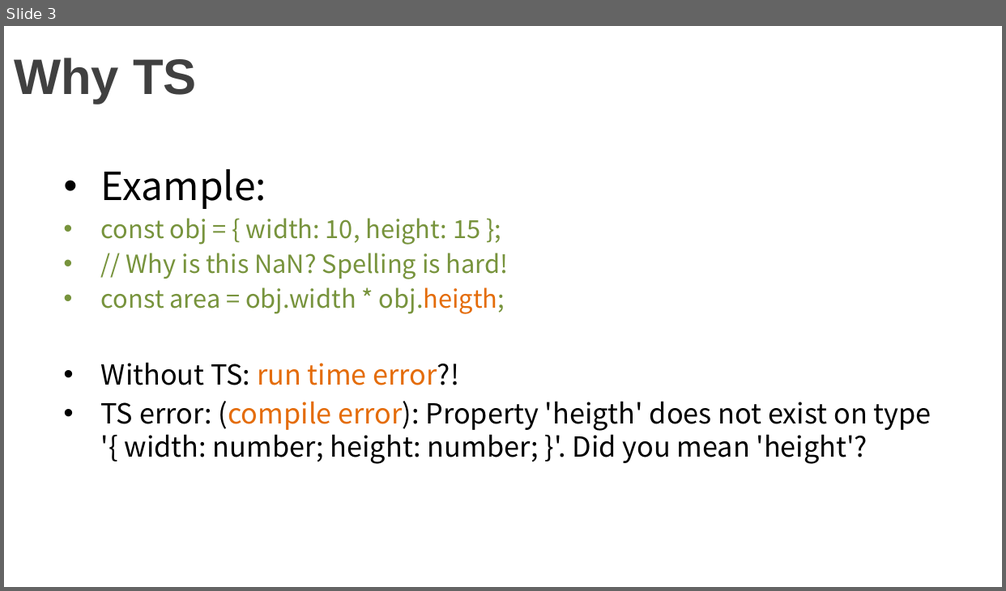
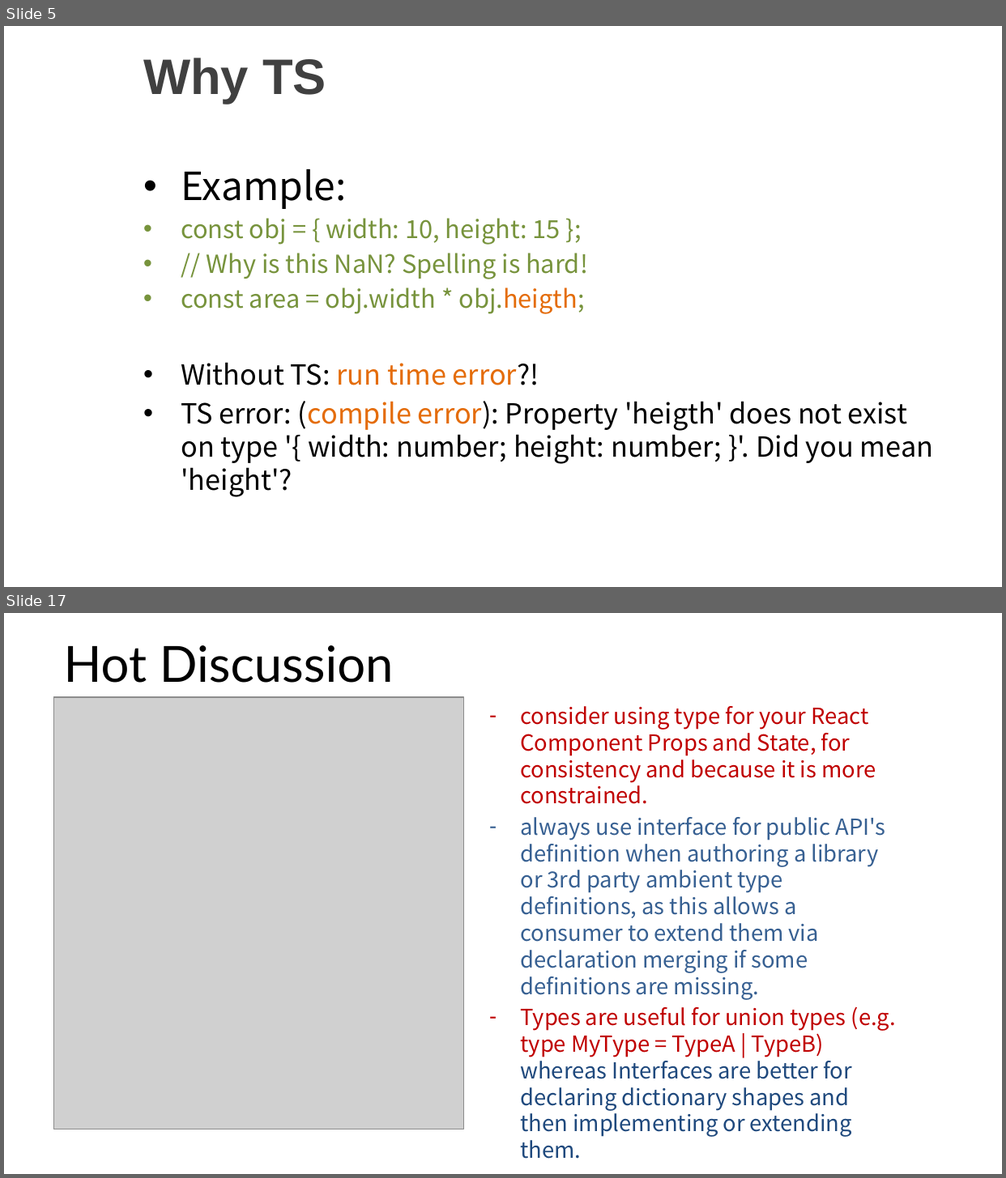
Before and after one commit to kingofday/ReactTS, a slide deck: docs/pres1.pptx. Shown one above the other, each under a label of ours: slide 3 before the commit, slides 5 and 17 after it; the slides between them are not shown. The pictures are 1006x591 and 1006x1178 pixels, drawn with LibreOffice and Linux fonts; fonts in the diff are those of the drawing; grey boxes stand for pictures; background and template pictures are left out. Boxes give left, top, right and bottom in pixels: in the first picture for what was removed or moved away, otherwise in the second. Text is boxed around its words. In the diff, an @@ line names an element or a change of style, - is before the commit and + after.

```diff
--- a/docs/pres1.pptx
+++ b/docs/pres1.pptx
@@ slide 17 added at (x1=4, y1=613, x2=1002, y2=1174), background picture (left out) @@
@@ title added at (x1=64, y1=645, x2=394, y2=683), 36 pt, text #000000 @@
+Hot Discussion
@@ picture added at (x1=54, y1=696, x2=464, y2=1129) @@
@@ text added at (x1=521, y1=706, x2=896, y2=1159), 16 pt, text #376092 @@
+– consider using type for your React Component Props and State, for consistency and because it is more constrained.
+– always use interface for public API's definition when authoring a library or 3rd party ambient type definitions, as this allows a consumer to extend them via declaration merging if some definitions are missing.
+– Types are useful for union types (e.g. type MyType = TypeA | TypeB) whereas Interfaces are better for declaring dictionary shapes and then implementing or extending them.
@@ what was slide 3 is now slide 5 @@
@@ slide 5 changed as well @@
@@ title "Why TS" moved from (x1=14, y1=58, x2=197, y2=103) to (x1=143, y1=58, x2=326, y2=103) @@
@@ text "Example:" rewrapped from (x1=101, y1=169, x2=931, y2=464) to (x1=181, y1=169, x2=933, y2=497) @@
```
Also in this commit, not shown: 2 other slides changed, 19 other slides added, 1 slide removed.
